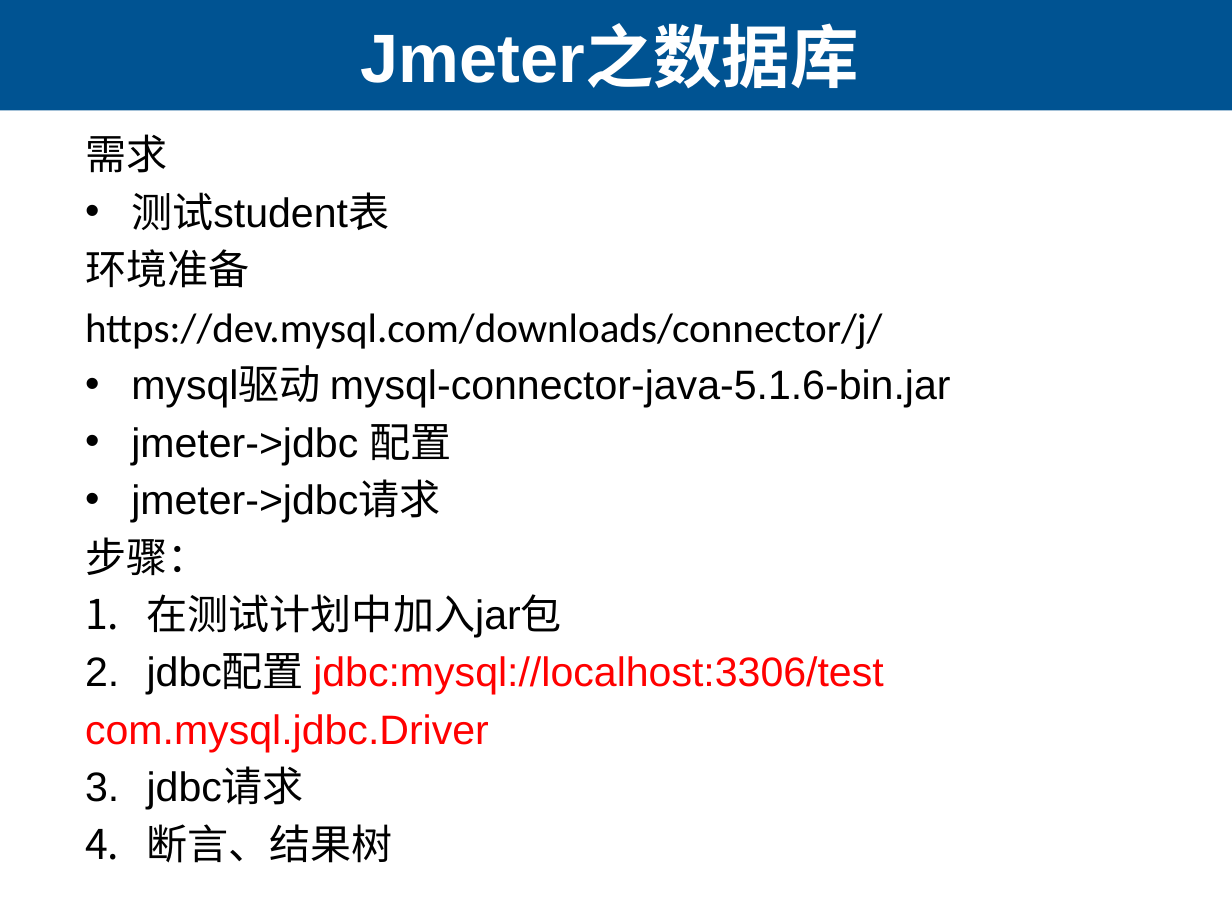
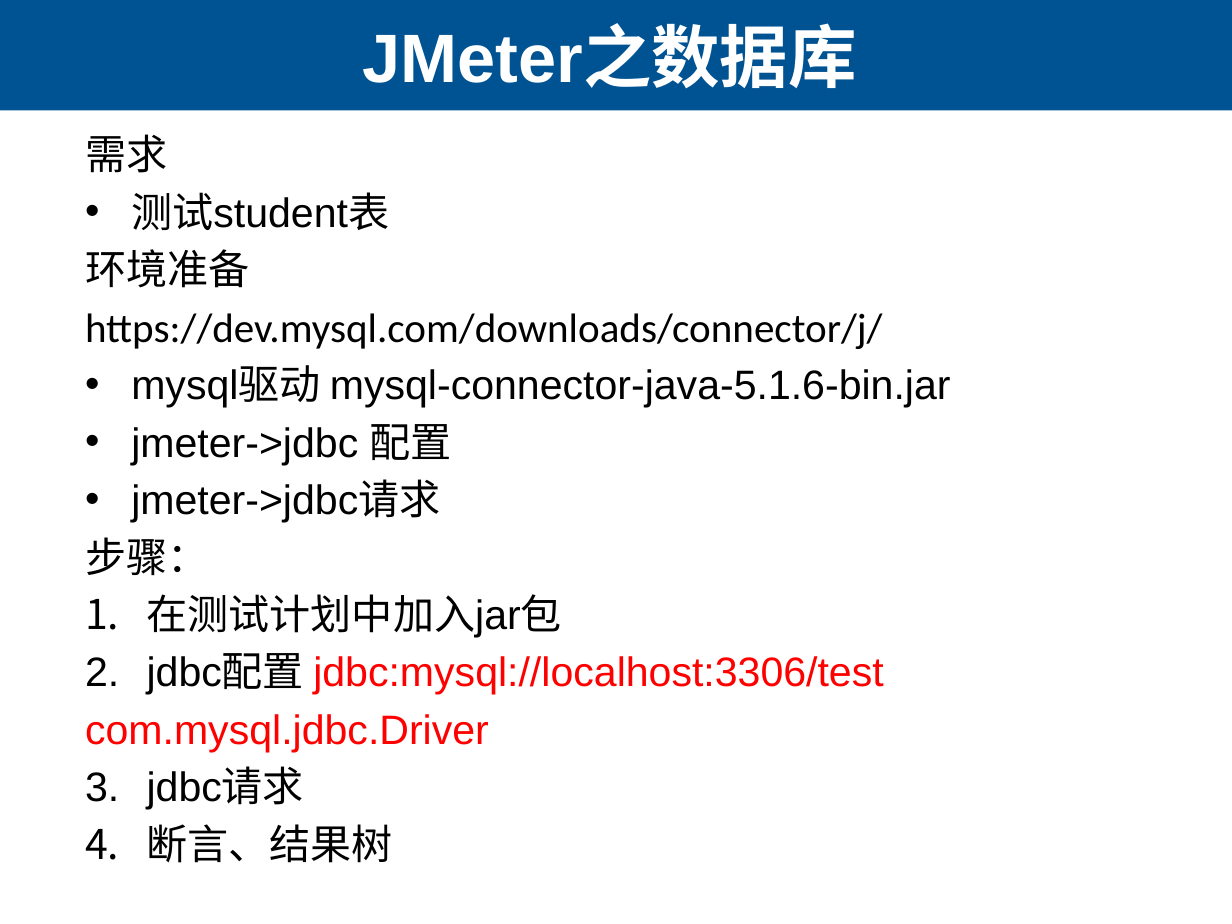
Before and after one commit to lihuanzhen/load-testing, a slide deck: slide 9 of 22 Jmeter性能测试实战.pptx (slide 13 before the commit). Drawn at 1232x924 pixels with LibreOffice and Linux fonts; fonts in the diff are those of the drawing. Boxes give left, top, right and bottom in pixels: in the first picture for what was removed or moved away, otherwise in the second. Text is boxed around its words. In the diff, an @@ line names an element or a change of style, - is before the commit and + after.

```diff
--- a/22 Jmeter性能测试实战.pptx
+++ b/22 Jmeter性能测试实战.pptx
@@ title at [363,28,857,88]: text changed @@
-Jmeter之数据库
+JMeter之数据库
```
Also in this commit, not shown: 10 other slides changed, 3 slides added, 4 slides removed, 1 other file.
